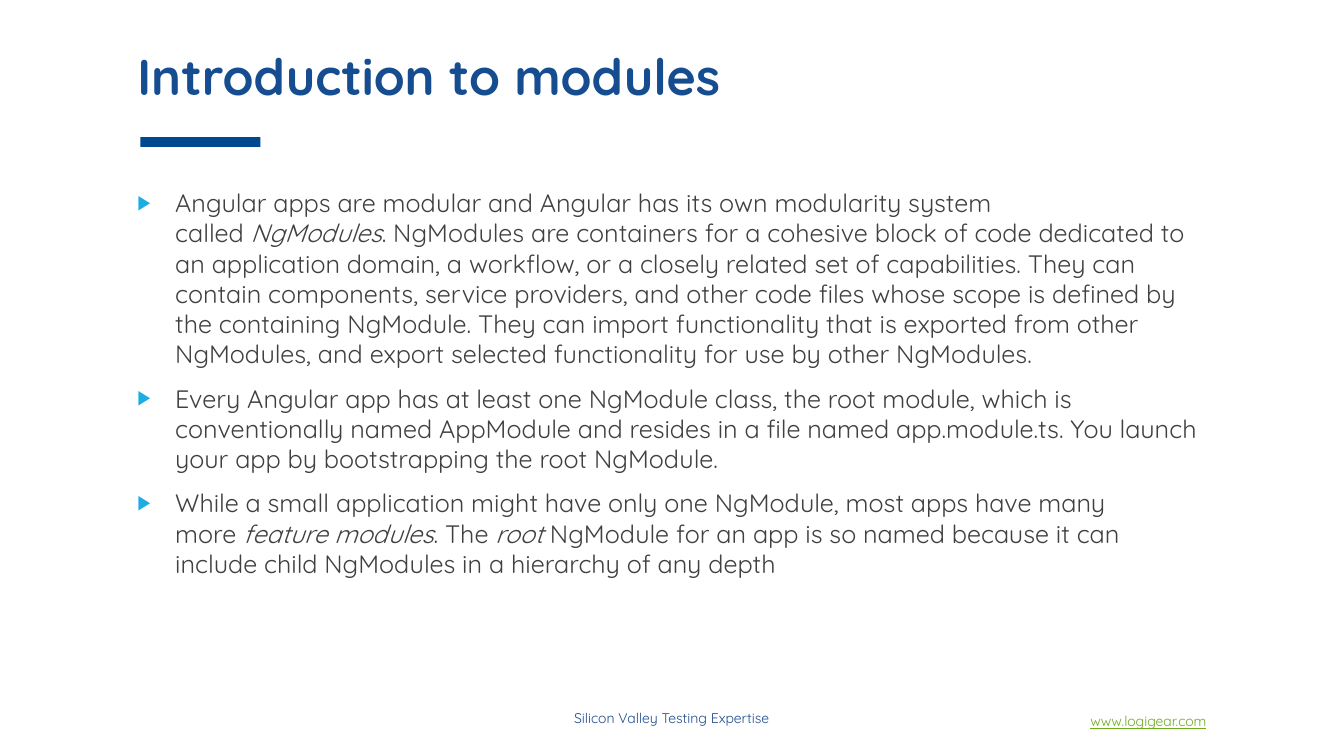
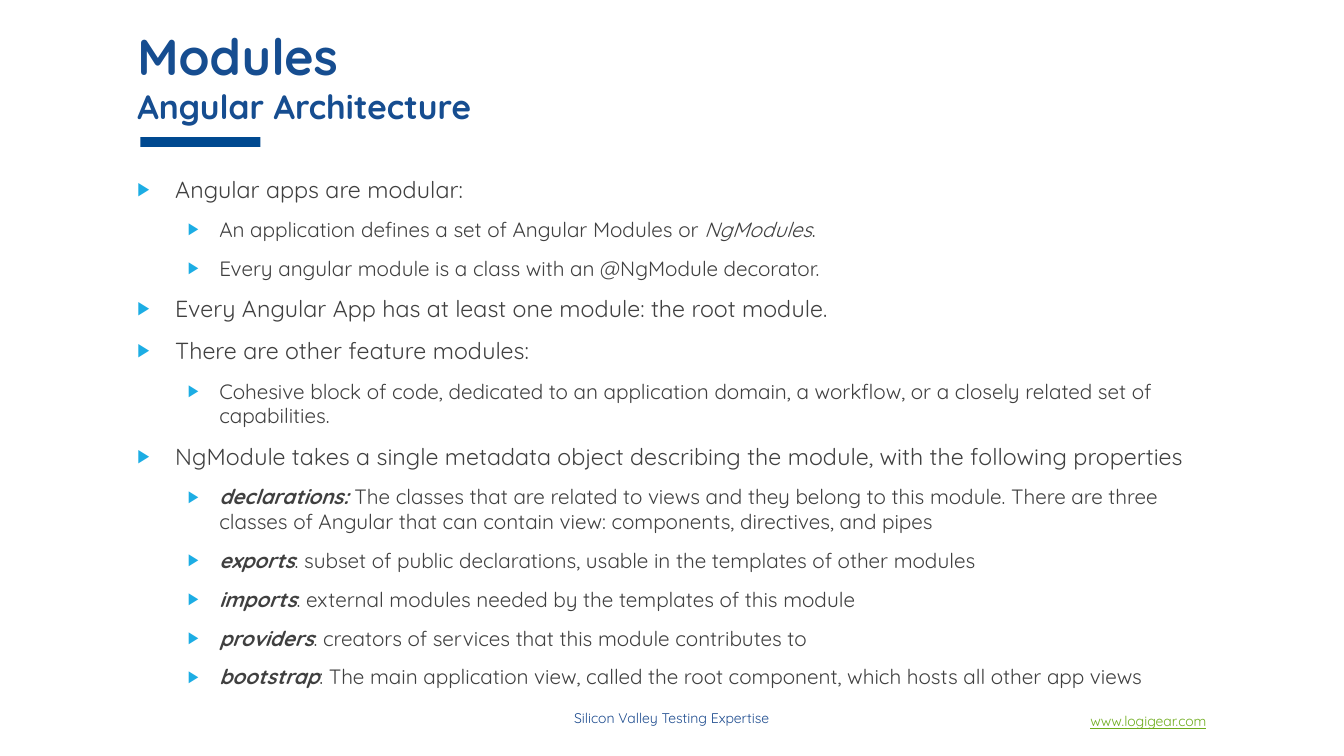
Before and after one commit to phongha1912/spring, a slide deck: slide 4 of doc/material/slides/section_2/Angular concepts.pptx (slide 6 before the commit). Drawn at 1344x756 pixels with LibreOffice and Linux fonts; fonts in the diff are those of the drawing; background and template pictures are left out. Boxes give left, top, right and bottom in pixels: in the first picture for what was removed or moved away, otherwise in the second. Text is boxed around its words. In the diff, an @@ line names an element or a change of style, - is before the commit and + after.

```diff
--- a/doc/material/slides/section_2/Angular concepts.pptx
+++ b/doc/material/slides/section_2/Angular concepts.pptx
@@ title at (x1=137, y1=37, x2=471, y2=126): text changed; size 36 to 24 pt @@
-Introduction to modules
+Modules
+Angular Architecture
@@ text at (x1=175, y1=181, x2=1182, y2=688): text changed; size 18 to 14.8 pt @@
-▶ Angular apps are modular and Angular has its own modularity system called NgModules. NgModules are containers for a cohesive block of code dedicated to an application domain, a workflow, or a closely related set of capabilities. They can contain components, service providers, and other code files whose scope is defined by the containing NgModule. They can import functionality that is exported from other NgModules, and export selected functionality for use by other NgModules.
-▶ Every Angular app has at least one NgModule class, the root module, which is conventionally named AppModule and resides in a file named app.module.ts. You launch your app by bootstrapping the root NgModule.
-▶ While a small application might have only one NgModule, most apps have many more feature modules. The root NgModule for an app is so named because it can include child NgModules in a hierarchy of any depth
+▶ Angular apps are modular:
+  ▶ An application defines a set of Angular Modules or NgModules.
+  ▶ Every angular module is a class with an @NgModule decorator.
+▶ Every Angular App has at least one module: the root module.
+▶ There are other feature modules:
+  ▶ Cohesive block of code, dedicated to an application domain, a workflow, or a closely related set of capabilities.
+▶ NgModule takes a single metadata object describing the module, with the following properties
+  ▶ declarations: The classes that are related to views and they belong to this module. There are three classes of Angular that can contain view: components, directives, and pipes
+  ▶ exports: subset of public declarations, usable in the templates of other modules
+  ▶ imports: external modules needed by the templates of this module
+  ▶ providers: creators of services that this module contributes to
+  ▶ bootstrap: The main application view, called the root component, which hosts all other app views
```
Also in this commit, not shown: 6 other slides changed, 12 slides added, 26 slides removed.
